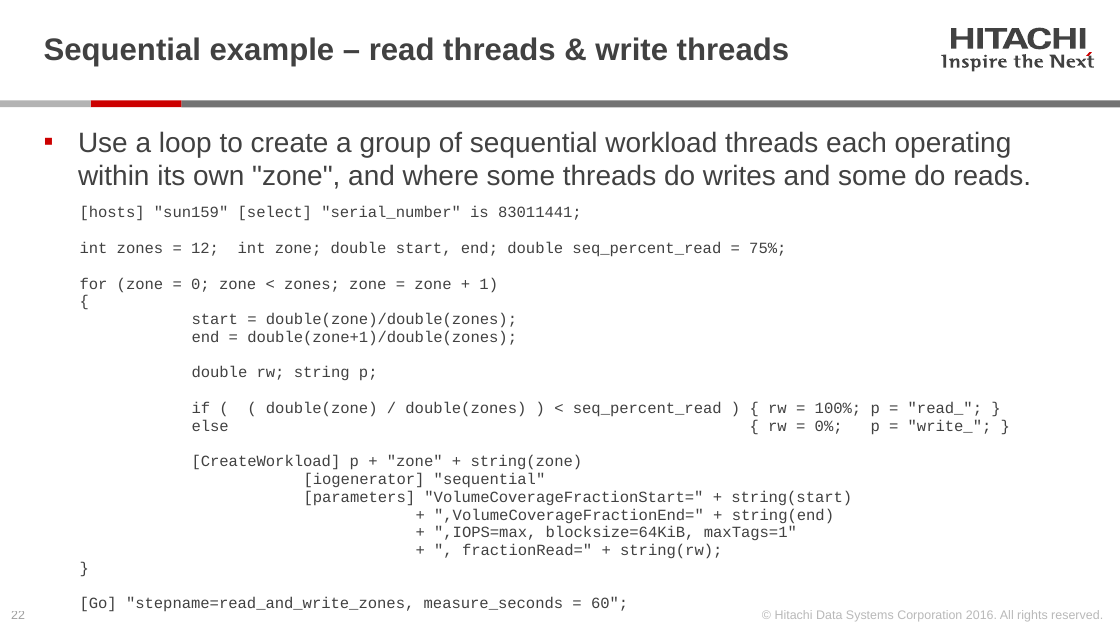
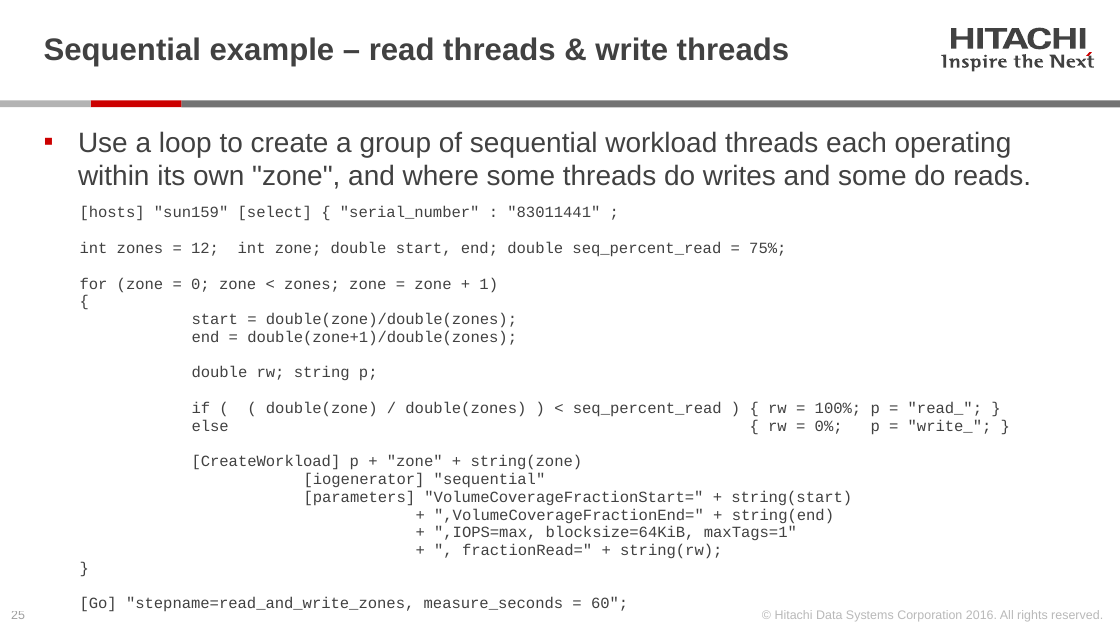
Before and after one commit to Hitachi-Data-Systems/ivy, a slide deck: slide 25 of doc/Programming ivy reference - 2 of 2 - ivy engine.pptx (slide 22 before the commit). Drawn at 1120x630 pixels with LibreOffice and Linux fonts; fonts in the diff are those of the drawing. Boxes give left, top, right and bottom in pixels: in the first picture for what was removed or moved away, otherwise in the second. Text is boxed around its words. In the diff, an @@ line names an element or a change of style, - is before the commit and + after.

Commit message:
position for ivy engine control API to use JSON format for select clauses in ivyscript

```diff
--- a/doc/Programming ivy reference - 2 of 2 - ivy engine.pptx
+++ b/doc/Programming ivy reference - 2 of 2 - ivy engine.pptx
@@ text at [80,206,992,612]: text changed @@
-  [hosts] "sun159" [select] "serial_number" is 83011441;
-  int zones = 12; int zone; double start, end; double seq_percent_read = 75%;
-  for (zone = 0; zone < zones; zone = zone + 1)
-  {
-  start = double(zone)/double(zones);
-  end = double(zone+1)/double(zones);
-  double rw; string p;
-  if ( ( double(zone) / double(zones) ) < seq_percent_read ) { rw = 100%; p = "read_"; }
-  else { rw = 0%; p = "write_"; }
-  [CreateWorkload] p + "zone" + string(zone)
-  [iogenerator] "sequential"
-  [parameters] "VolumeCoverageFractionStart=" + string(start)
-  + ",VolumeCoverageFractionEnd=" + string(end)
-  + ",IOPS=max, blocksize=64KiB, maxTags=1"
-  + ", fractionRead=" + string(rw);
-  }
-  [Go] "stepname=read_and_write_zones, measure_seconds = 60";
+  [hosts] "sun159" [select] { "serial_number" : "83011441" ;
+  int zones = 12; int zone; double start, end; double seq_percent_read = 75%;
+  for (zone = 0; zone < zones; zone = zone + 1)
+  {
+  start = double(zone)/double(zones);
+  end = double(zone+1)/double(zones);
+  double rw; string p;
+  if ( ( double(zone) / double(zones) ) < seq_percent_read ) { rw = 100%; p = "read_"; }
+  else { rw = 0%; p = "write_"; }
+  [CreateWorkload] p + "zone" + string(zone)
+  [iogenerator] "sequential"
+  [parameters] "VolumeCoverageFractionStart=" + string(start)
+  + ",VolumeCoverageFractionEnd=" + string(end)
+  + ",IOPS=max, blocksize=64KiB, maxTags=1"
+  + ", fractionRead=" + string(rw);
+  }
+  [Go] "stepname=read_and_write_zones, measure_seconds = 60";
@@ page number at [11,611,25,619]: text changed @@
-22
+25
```
Also in this commit, not shown: 8 other slides changed, 3 slides added, 3 other files.
